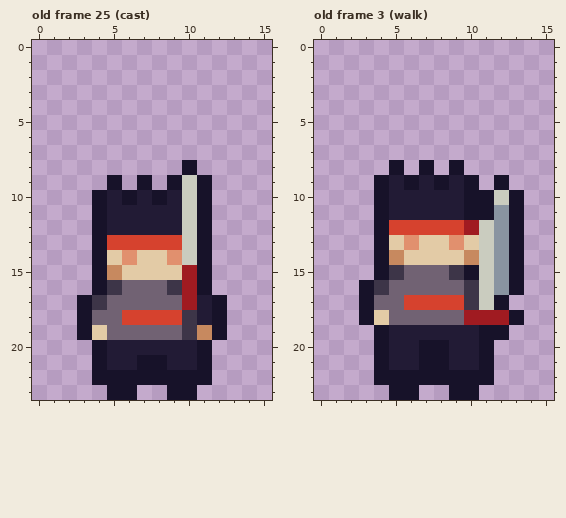
Pixel-art file, stored at art/bodies/demonic.aseprite. Above: the version before the commit.
16x24 pixels, 68 frames. Shown: old frame 25 (cast), old frame 3 (walk). The commit also changed other frames, which this record leaves out.
After:
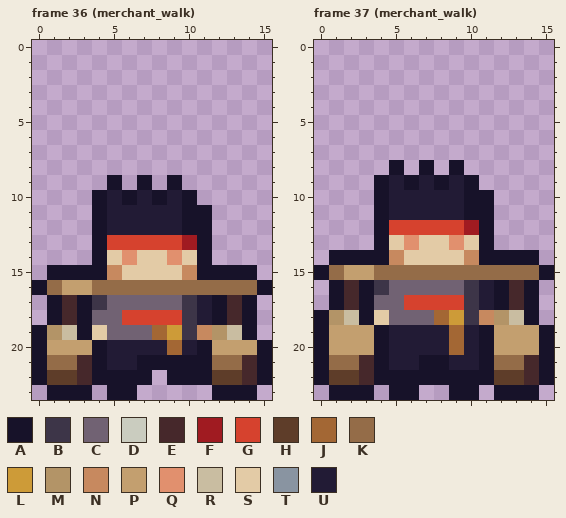
Palette (. is transparent): A #171229  B #3d3548  C #716273  D #caccbf  E #46282b  F #a01b21  G #d6422e  H #5e3d29  J #a36734  K #946c48  L #cd9b38  M #b39467  N #c7895f  P #c39f6f  Q #e1906e  R #c9bda1  S #e3cba6  T #8994a1  U #221b35
A new or re-ordered frame is compared with the old frame closest to it.
Difference:
frames 68 -> 166
--- frame 36 (merchant_walk) is new; against old frame 25 (cast)
@@ x 0..15 @@
  7 ................
- 8 ..........A.....
- 9 .....A.A.ADA....
-10 ....AUAUAUDA....
-11 ....AUUUUUDA....
-12 ....AUUUUUDA....
-13 ....AGGGGGDA....
-14 ....ASQSSQDA....
-15 ....ANSSSSFA....
-16 ....ABCCCBFA....
-17 ...ABCCCCCFUA...
-18 ...ACCGGGGBUA...
-19 ...ASCCCCCBNA...
-20 ....AUUUUUUA....
-21 ....AUUAAUUA....
-22 ....AAAAAAAA....
-23 .....AA..AA.....
+ 8 ................
+ 9 .....A.A.A......
+10 ....AUAUAUA.....
+11 ....AUUUUUAA....
+12 ....AUUUUUAA....
+13 ....AGGGGGFA....
+14 ....ASQSSQSA....
+15 .AAAANSSSSNAAAA.
+16 AKPPKKKKKKKKKKKA
+17 .AEABCCCCCBUAEA.
+18 .AEACCGGGGBUAEA.
+19 AMRASCCCJLBNMRA.
+20 APPPAUUUUJUAPPPA
+21 AKKEAUUAAAAAKKEA
+22 AHHEAAAA.AAAHHEA
+23 .AAA.AA.....AAA.
--- frame 37 (merchant_walk) is new; against old frame 3 (walk)
@@ x 0..15 @@
  8 .....A.A.A......
- 9 ....AUAUAUA.A...
-10 ....AUUUUUAADA..
-11 ....AUUUUUAATA..
-12 ....AGGGGGFDTA..
-13 ....ASQSSQSDTA..
-14 ....ANSSSSNDTA..
-15 ....ABCCCBADTA..
-16 ...ABCCCCCBDTA..
-17 ...ACCGGGGBDA...
-18 ...ASCCCCCFFFA..
-19 ....AUUUUUUAA...
-20 ....AUUAAUUA....
-21 ....AUUAAUUA....
-22 ....AAAAAAAA....
-23 .....AA..AA.....
+ 9 ....AUAUAUA.....
+10 ....AUUUUUAA....
+11 ....AUUUUUAA....
+12 ....AGGGGGFA....
+13 ....ASQSSQSA....
+14 .AAAANSSSSNAAAA.
+15 AKPPKKKKKKKKKKKA
+16 .AEABCCCCCBUAEA.
+17 .AEACCGGGGBUAEA.
+18 AMRASCCCJLBNMRA.
+19 APPPAUUUUJUAPPPA
+20 APPPAUUUUJUAPPPA
+21 AKKEAUUAAUUAKKEA
+22 AHHEAAAAAAAAHHEA
+23 .AAA.AA..AA.AAA.
Pixel boxes of the changes (left, top, right, bottom) in both pictures:
changed: (32, 160, 272, 400)
changed: (314, 175, 554, 400)
